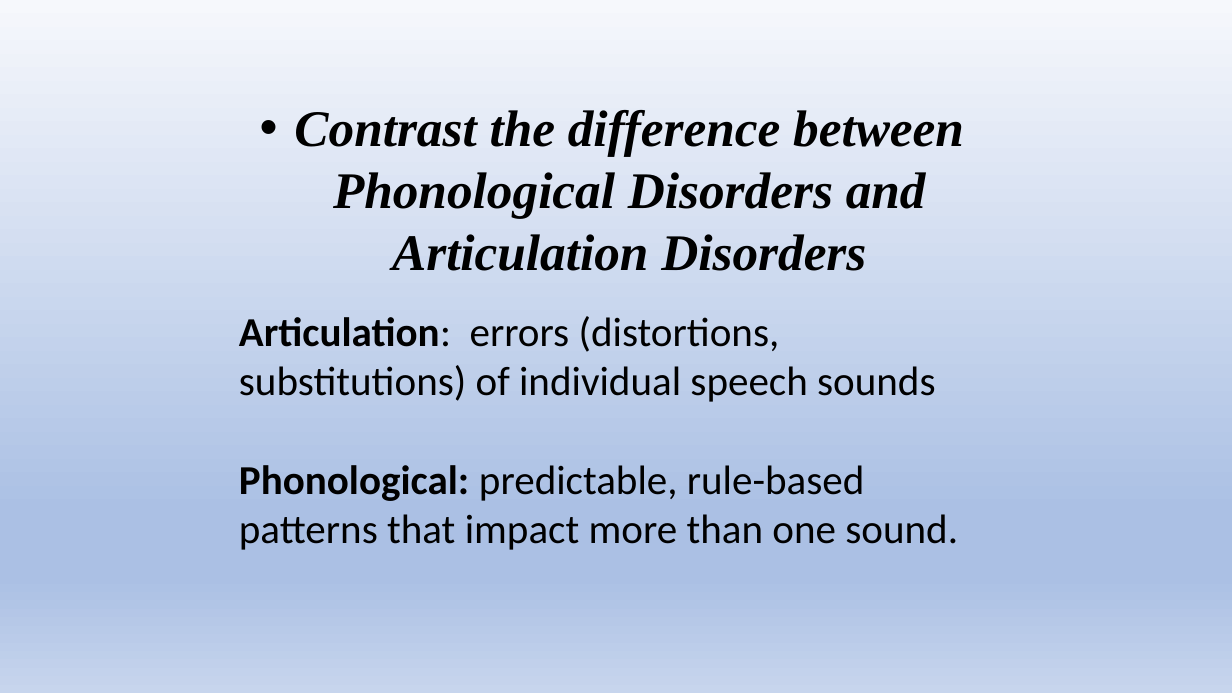
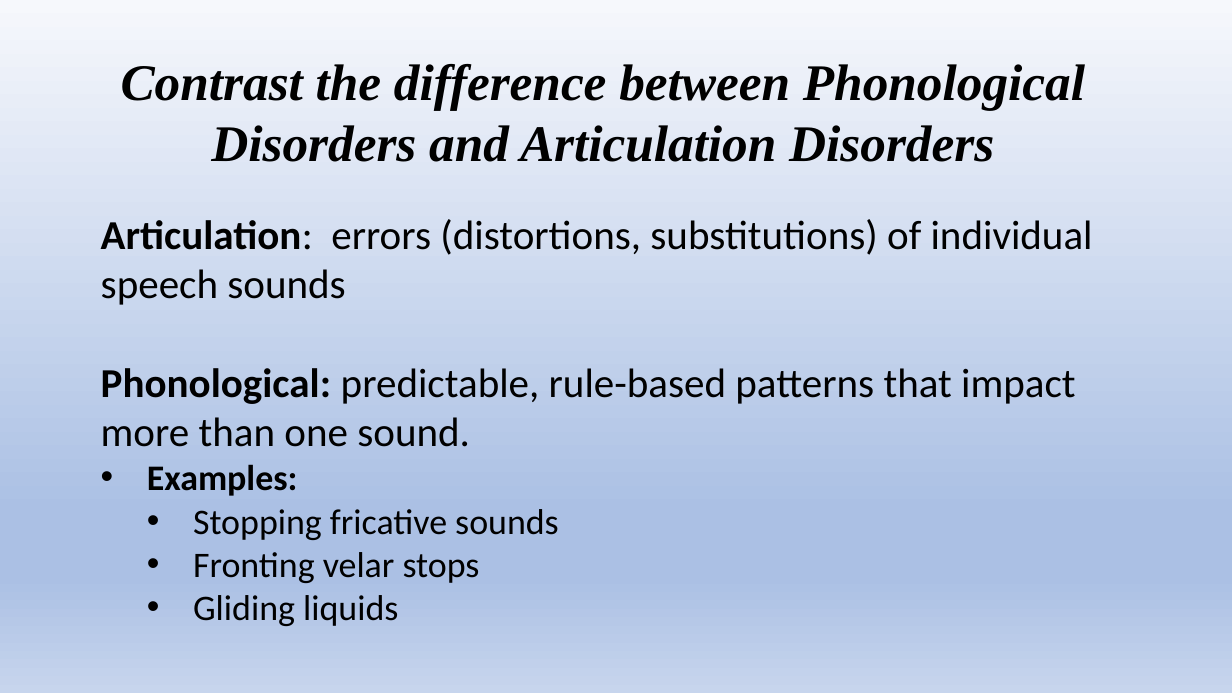
Before and after one commit to Jim-Wright90/cds431_sp22, a slide deck: slide 13 of slides/cds431_week2_1.pptx (slide 3 before the commit). Drawn at 1232x693 pixels with LibreOffice and Linux fonts; fonts in the diff are those of the drawing. Boxes give left, top, right and bottom in pixels: in the first picture for what was removed or moved away, otherwise in the second. Text is boxed around its words. In the diff, an @@ line names an element or a change of style, - is before the commit and + after.

```diff
--- a/slides/cds431_week2_1.pptx
+++ b/slides/cds431_week2_1.pptx
@@ text "Contrast the difference between Phonological ...": place and size @@
-text "Contrast the difference between Phonological ..." at <box>294,110,964,271</box>
+text "Contrast the difference between Phonological ..." at <box>121,64,1085,162</box>
@@ text "Contrast the difference between Phonological ..." at <box>121,64,1085,162</box>: bullet • to none @@
@@ text "Articulation: errors (distortions, substitutions) of ...": place and size @@
-text "Articulation: errors (distortions, substitutions) of ..." at <box>239,316,958,550</box>
+text "Articulation: errors (distortions, substitutions) of ..." at <box>101,219,1093,626</box>
@@ text at <box>147,464,559,626</box>: paragraphs added @@
+• Examples:
+  • Stopping fricative sounds
+  • Fronting velar stops
+  • Gliding liquids
```
Also in this commit, not shown: 12 other slides changed, 1 slide added, 8 slides removed, 1 other file.
